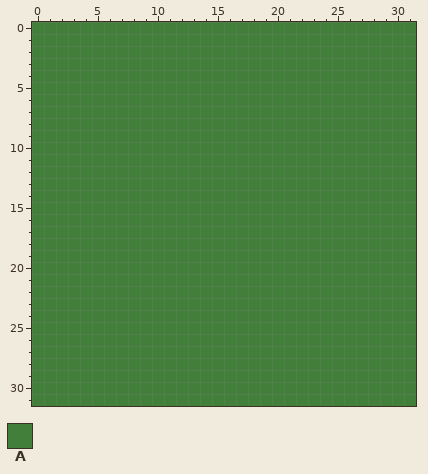
One commit to this pixel-art sprite: assets/grass.png. The picture above was drawn from the file before the commit.
The file is 32x32 pixels. Colours within 5 levels of each other are drawn and written as one.
Palette (. is transparent): A #427f3b
Pixels before, first column x 0:
 0 AAAAAAAAAAAAAAAAAAAAAAAAAAAAAAAA
 1 AAAAAAAAAAAAAAAAAAAAAAAAAAAAAAAA
 2 AAAAAAAAAAAAAAAAAAAAAAAAAAAAAAAA
 3 AAAAAAAAAAAAAAAAAAAAAAAAAAAAAAAA
 4 AAAAAAAAAAAAAAAAAAAAAAAAAAAAAAAA
 5 AAAAAAAAAAAAAAAAAAAAAAAAAAAAAAAA
 6 AAAAAAAAAAAAAAAAAAAAAAAAAAAAAAAA
 7 AAAAAAAAAAAAAAAAAAAAAAAAAAAAAAAA
 8 AAAAAAAAAAAAAAAAAAAAAAAAAAAAAAAA
 9 AAAAAAAAAAAAAAAAAAAAAAAAAAAAAAAA
10 AAAAAAAAAAAAAAAAAAAAAAAAAAAAAAAA
11 AAAAAAAAAAAAAAAAAAAAAAAAAAAAAAAA
12 AAAAAAAAAAAAAAAAAAAAAAAAAAAAAAAA
13 AAAAAAAAAAAAAAAAAAAAAAAAAAAAAAAA
14 AAAAAAAAAAAAAAAAAAAAAAAAAAAAAAAA
15 AAAAAAAAAAAAAAAAAAAAAAAAAAAAAAAA
16 AAAAAAAAAAAAAAAAAAAAAAAAAAAAAAAA
17 AAAAAAAAAAAAAAAAAAAAAAAAAAAAAAAA
18 AAAAAAAAAAAAAAAAAAAAAAAAAAAAAAAA
19 AAAAAAAAAAAAAAAAAAAAAAAAAAAAAAAA
20 AAAAAAAAAAAAAAAAAAAAAAAAAAAAAAAA
21 AAAAAAAAAAAAAAAAAAAAAAAAAAAAAAAA
22 AAAAAAAAAAAAAAAAAAAAAAAAAAAAAAAA
23 AAAAAAAAAAAAAAAAAAAAAAAAAAAAAAAA
24 AAAAAAAAAAAAAAAAAAAAAAAAAAAAAAAA
25 AAAAAAAAAAAAAAAAAAAAAAAAAAAAAAAA
26 AAAAAAAAAAAAAAAAAAAAAAAAAAAAAAAA
27 AAAAAAAAAAAAAAAAAAAAAAAAAAAAAAAA
28 AAAAAAAAAAAAAAAAAAAAAAAAAAAAAAAA
29 AAAAAAAAAAAAAAAAAAAAAAAAAAAAAAAA
30 AAAAAAAAAAAAAAAAAAAAAAAAAAAAAAAA
31 AAAAAAAAAAAAAAAAAAAAAAAAAAAAAAAA
After the commit:
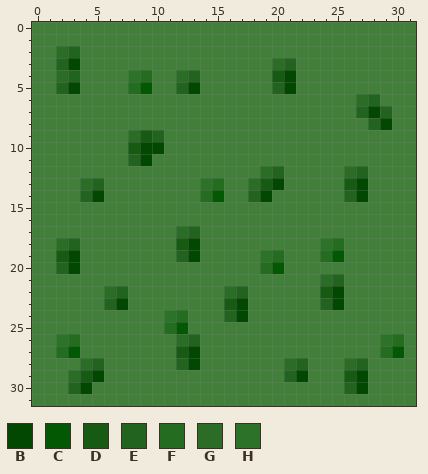
Colours new in this view: B #024702  C #035903  D #165a14  E #22641f  F #236c20  G #2b6c27  H #2c7228
From old to new:
y 2: x 2..3 AA -> GE
y 3: x 2..3 AA -> EB; x 20..21 AA -> GE
y 4: x 2..3 AA -> GE; x 8..9 AA -> HF; x 12..13 AA -> GE; x 20..21 AA -> DB
y 5: x 2..3 AA -> EB; x 8..9 AA -> FC; x 12..13 AA -> EB; x 20..21 AA -> EB
y 6: x 27..28 AA -> GE
y 7: x 27..29 AAA -> EBE
y 8: x 28..29 AA -> EB
y 9: x 8..10 AAA -> GDE
y 10: x 8..10 AAA -> DBB
y 11: x 8..9 AA -> EB
y 12: x 19..20 AA -> GE; x 26..27 AA -> GE
y 13: x 4..5 AA -> GE; x 14..15 AA -> HF; x 18..20 AAA -> GDB; x 26..27 AA -> DB
y 14: x 4..5 AA -> EB; x 14..15 AA -> FC; x 18..19 AA -> EB; x 26..27 AA -> EB
y 17: x 12..13 AA -> GE
y 18: x 2..3 AA -> GE; x 12..13 AA -> DB; x 24..25 AA -> HF
y 19: x 2..3 AA -> DB; x 12..13 AA -> EB; x 19..20 AA -> HF; x 24..25 AA -> FC
y 20: x 2..3 AA -> EB; x 19..20 AA -> FC
y 21: x 24..25 AA -> GE
y 22: x 6..7 AA -> GE; x 16..17 AA -> GE; x 24..25 AA -> DB
y 23: x 6..7 AA -> EB; x 16..17 AA -> DB; x 24..25 AA -> EB
y 24: x 11..12 AA -> HF; x 16..17 AA -> EB
y 25: x 11..12 AA -> FC
y 26: x 2..3 AA -> HF; x 12..13 AA -> GE; x 29..30 AA -> HF
y 27: x 2..3 AA -> FC; x 12..13 AA -> DB; x 29..30 AA -> FC
y 28: x 4..5 AA -> GE; x 12..13 AA -> EB; x 21..22 AA -> GE; x 26..27 AA -> GE
y 29: x 3..5 AAA -> GDB; x 21..22 AA -> EB; x 26..27 AA -> DB
y 30: x 3..4 AA -> EB; x 26..27 AA -> EB
